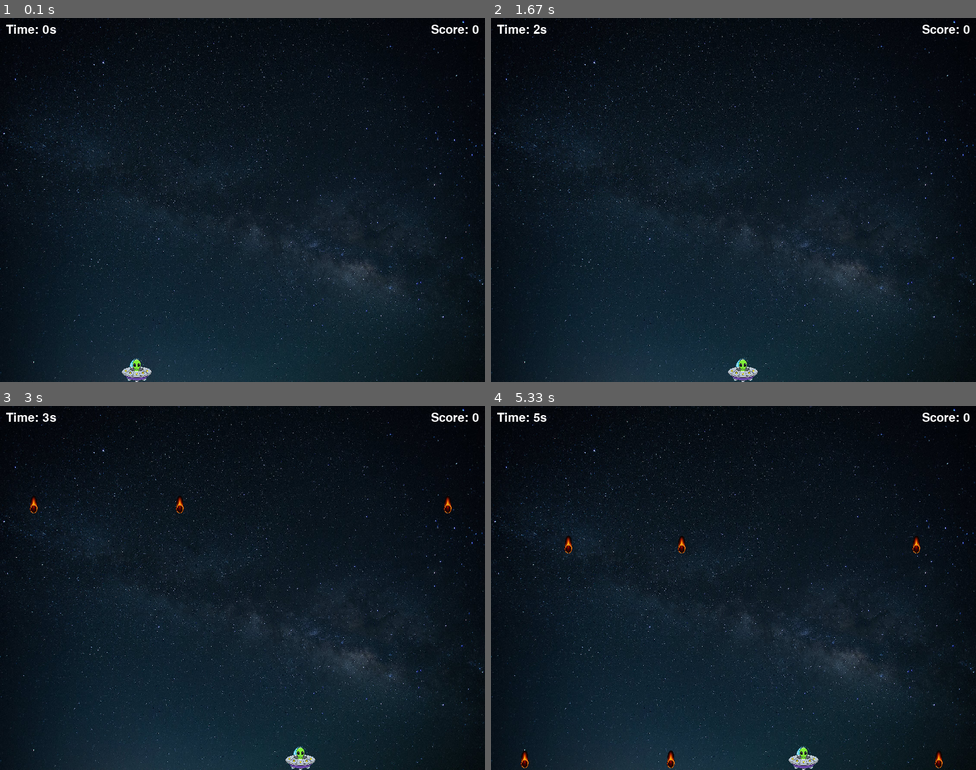
Above: before the commit, frames 1-4 (two rows, left to right).
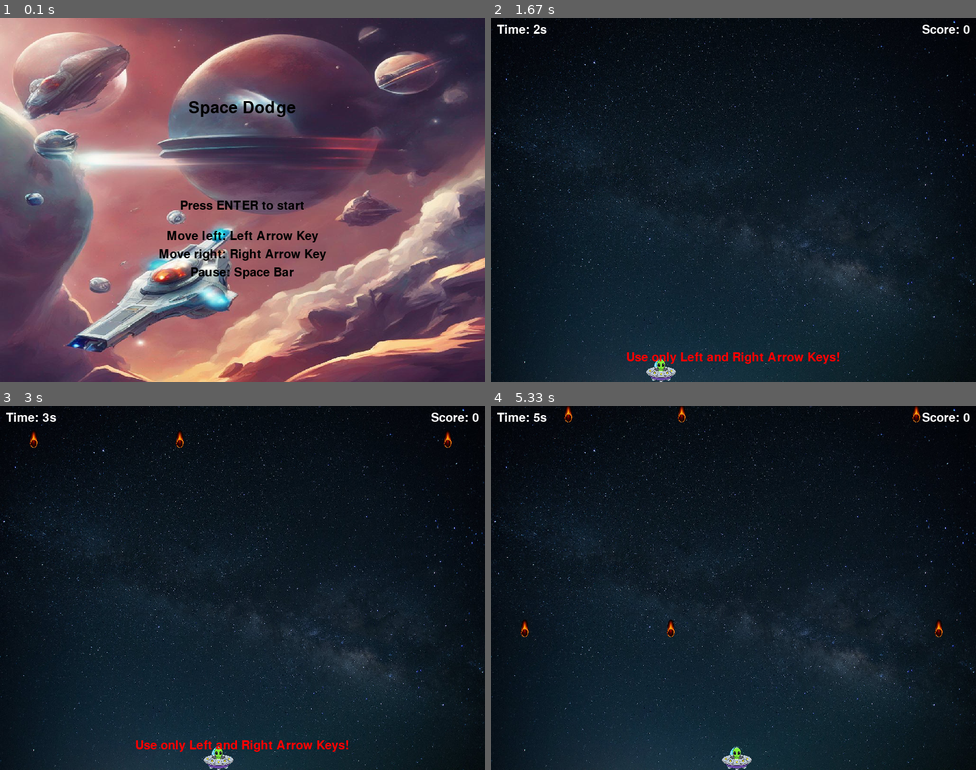
Above: after the commit, the same moments.

Repository: NamgyelHuk708/CAP2_pygame
Game: pygame game, started from basketball.py
The game is run twice, just before and just after one commit, with the same random seed, the same clock (stepped at 60 frames per second) and the same inputs.
Inputs:
- Up to frame 1 (0.1 s): no input
- Up to frame 2 (1.67 s): tap Enter at 0.33 s; hold Space 0.67-1.13 s; hold Right 0.67-1.13 s; tap Space at 1.17 s; hold Right from 1.5 s (still down)
- Up to frame 3 (3 s): release Right at 1.97 s; hold Right 2-2.47 s; hold Left from 2.5 s (still down)
- Up to frame 4 (5.33 s): release Left at 3.03 s; hold Left 3.07-3.47 s; hold Right 3.5-4.13 s; tap Space at 4.17, 4.57, 4.87, 5.07 s; hold Left 4.5-4.97 s; hold Right from 5 s (still down)

The runs differ from the first frame. In frame 1, 100% of the frame differs, in the area x 0-100%, y 0-100%; in frame 2, 1.0%; in frame 3, 1.3%; in frame 4, 1.1%.

Commit message:
new code

Diff:
--- a/basketball.py
+++ b/basketball.py
@@ -1,69 +1,179 @@
+# Import necessary libraries
 import pygame
 import time
 import random
 
-# Initializing
+# Initialize Pygame and the mixer for music
+pygame.init()
+pygame.mixer.init()
+
+# Load and play the background music
+pygame.mixer.music.load('music.mp3')
+pygame.mixer.music.set_volume(0.5)  # Adjust the volume (0.0 to 1.0)
+pygame.mixer.music.play(-1)  # The '-1' means the music will loop indefinitely
+
+# Initialize Pygame fonts
 pygame.font.init()
 
-# Screen display
+# Set up window dimensions
 WIDTH, HEIGHT = 800, 600
 WIN = pygame.display.set_mode((WIDTH, HEIGHT))
-
-# Name of the game in the caption
 pygame.display.set_caption("Space Dodge")
 
-# Background plus scaling the image to match the screen
-BG = pygame.transform.scale(pygame.image.load("bg.jpeg"), (WIDTH, HEIGHT))
-
-# Player size
+# Function to load an image and scale it to the window size
+def load_and_scale_image(image_path):
+    return pygame.transform.scale(pygame.image.load(image_path), (WIDTH, HEIGHT))
+
+# Load background images
+BG = load_and_scale_image("bg.jpeg")
+MENU_BG = load_and_scale_image("menu_background.jpg")
+
+# Player parameters
 PLAYER_WIDTH = 50
 PLAYER_HEIGHT = 40
-
-# Player velocity and star size
 PLAYER_VEL = 5
+
+# Star parameters
 STAR_WIDTH = 14
-STAR_HEIGHT = 30  # Adjust the size based on your star image dimensions
-
-# Star velocity
+STAR_HEIGHT = 30
 STAR_VEL = 3
 
-# Fonts for any text
+# Set up fonts
 FONT = pygame.font.SysFont("comicsans", 30)
-
-# Load player image
+START_FONT = pygame.font.SysFont("comicsans", 40)
+
+# Load player and star images
 PLAYER_IMAGE = pygame.transform.scale(pygame.image.load("space.webp"), (PLAYER_WIDTH, PLAYER_HEIGHT))
-
-# Load star image
 STAR_IMAGE = pygame.transform.scale(pygame.image.load("star.webp"), (STAR_WIDTH, STAR_HEIGHT))
 
-# Drawing background image to the screen
-def draw(player, elapsed_time, stars, score):
-    WIN.blit(BG, (0, 0))
-
+# Define the Player class
+class Player:
+    def __init__(self, x, y, width, height, velocity, image):
+        self.rect = pygame.Rect(x, y, width, height)
+        self.velocity = velocity
+        self.image = pygame.transform.scale(pygame.image.load(image), (width, height))
+
+    def move(self, direction):
+        keys = pygame.key.get_pressed()
+        if keys[pygame.K_LEFT] and self.rect.x - self.velocity >= 0:
+            self.rect.x -= self.velocity
+        if keys[pygame.K_RIGHT] and self.rect.x + self.velocity + self.rect.width <= WIDTH:
+            self.rect.x += self.velocity
+
+    def draw(self, window):
+        window.blit(self.image, (self.rect.x, self.rect.y))
+
+# Define the Star class
+class Star:
+    def __init__(self, x, y, width, height, velocity, image):
+        self.rect = pygame.Rect(x, y, width, height)
+        self.velocity = velocity
+        self.image = pygame.transform.scale(pygame.image.load(image), (width, height))
+
+    def fall(self):
+        self.rect.y += self.velocity
+
+    def is_out_of_screen(self):
+        return self.rect.y > HEIGHT
+
+    def collide_with_player(self, player):
+        return self.rect.colliderect(player.rect)
+
+    def draw(self, window):
+        window.blit(self.image, (self.rect.x, self.rect.y))
+
+# Function to draw text on the window
+def draw_text(window, elapsed_time, score, paused, message="", display_time=0):
     time_text = FONT.render(f"Time: {round(elapsed_time)}s", 1, "white")
     score_text = FONT.render(f"Score: {score}", 1, "white")
 
-    WIN.blit(time_text, (10, 10))
-    WIN.blit(score_text, (WIDTH - score_text.get_width() - 10, 10))
-
-    WIN.blit(PLAYER_IMAGE, (player.x, player.y))
-
-    for star in stars:
-        WIN.blit(STAR_IMAGE, (star.x, star.y))
+    window.blit(time_text, (10, 10))
+    window.blit(score_text, (WIDTH - score_text.get_width() - 10, 10))
+
+    if paused:
+        pause_text = FONT.render("PAUSED", 1, "white")
+        window.blit(pause_text, (WIDTH/2 - pause_text.get_width()/2, HEIGHT/2 - pause_text.get_height()/2))
+
+    if message:
+        message_text = FONT.render(message, 1, "red")
+        window.blit(message_text, (WIDTH/2 - message_text.get_width()/2, HEIGHT - 50))
+        if display_time > 0:
+            display_time -= 1
+        else:
+            message = ""  # Reset the message after the display time is over
+
+    return message, display_time
+
+# Function to draw the game over screen
+def draw_game_over(window, elapsed_time, score):
+    final_score = int(elapsed_time * score)  # Calculate the final score as time * score
+    lost_text = FONT.render("You Lost! Score: {}".format(final_score), 1, "white")
+    restart_text = FONT.render("Press R to restart", 1, "white")
+    exit_text = FONT.render("Press ESC to exit", 1, "white")
+
+    #position of text
+    window.blit(lost_text, (WIDTH/2 - lost_text.get_width()/2, HEIGHT/2 - lost_text.get_height()/2))
+    window.blit(restart_text, (WIDTH/2 - restart_text.get_width()/2, HEIGHT/2 + 50))
+    window.blit(exit_text, (WIDTH/2 - exit_text.get_width()/2, HEIGHT/2 + 80))
 
     pygame.display.update()
 
-# Main game logic
+    while True:
+        for event in pygame.event.get():
+            if event.type == pygame.QUIT:
+                pygame.quit()
+                exit()
+
+            if event.type == pygame.KEYDOWN:
+                if event.key == pygame.K_r:  # Restart the game
+                    return True
+                elif event.key == pygame.K_ESCAPE:  # Exit the game
+                    pygame.quit()
+                    exit()
+
+# Function to draw the start menu
+def draw_start_menu(window, background_img):
+    window.blit(background_img, (0, 0))
+
+    menu_text = START_FONT.render("Space Dodge", 1, "black")
+    start_text = FONT.render("Press ENTER to start", 1, "black")
+    instruction_text1 = FONT.render("Move left: Left Arrow Key", 1, "black")
+    instruction_text2 = FONT.render("Move right: Right Arrow Key", 1, "black")
+    pause_instruction = FONT.render("Pause: Space Bar", 1, "black")
+
+    #position of the text
+    window.blit(menu_text, (WIDTH/2 - menu_text.get_width()/2, HEIGHT/4 - menu_text.get_height()/2))
+    window.blit(start_text, (WIDTH/2 - start_text.get_width()/2, HEIGHT/2))
+    window.blit(instruction_text1, (WIDTH/2 - instruction_text1.get_width()/2, HEIGHT/2 + 50))
+    window.blit(instruction_text2, (WIDTH/2 - instruction_text2.get_width()/2, HEIGHT/2 + 80))
+    window.blit(pause_instruction, (WIDTH/2 - pause_instruction.get_width()/2, HEIGHT/2 + 110))
+
+# Main game loop
 def main():
+    pygame.mixer.music.play(-1)  # Play the background music in a loop
+
+    # Function to draw game elements
+    def draw(player, elapsed_time, stars, score, paused, message="", display_time=0):
+        WIN.blit(BG, (0, 0))
+
+        for star in stars:
+            star.draw(WIN)
+
+        player.draw(WIN)
+
+        message, display_time = draw_text(WIN, elapsed_time, score, paused, message, display_time)
+
+        pygame.display.update()
+
+        return message, display_time
+
     run = True
-
-    player = pygame.Rect(200, HEIGHT - PLAYER_HEIGHT, PLAYER_WIDTH, PLAYER_HEIGHT)
-    player.width = PLAYER_IMAGE.get_width()
-    player.height = PLAYER_IMAGE.get_height()
-
-    # Clock object
+    in_start_menu = True
+
+    # Create the player object
+    player = Player(200, HEIGHT - PLAYER_HEIGHT, PLAYER_WIDTH, PLAYER_HEIGHT, PLAYER_VEL, "space.webp")
+
     clock = pygame.time.Clock()
-    # Time record
     start_time = time.time()
     elapsed_time = 0
 
@@ -73,56 +183,82 @@
     stars = []
     hit = False
 
-    score = 0  # Initialize the score
-
+    score = 0
+    paused = False
+
+    error_message = ""
+    error_display_time = 0
+
+    # Main game loop
     while run:
-        star_count += clock.tick(60)   # Running 60/s
-        elapsed_time = time.time() - start_time # Starting the time count
-
-        if star_count > star_add_increment:
-            for _ in range(3):
-                if len(stars) < 30:  # Check if the number of stars is less than 20
-                    star_x = random.randint(0, WIDTH - STAR_WIDTH)
-                    star = pygame.Rect(star_x, -STAR_HEIGHT, STAR_WIDTH, STAR_HEIGHT)
-                    stars.append(star)
-
-            star_add_increment = max(200, star_add_increment - 50)
-            star_count = 0
-
-        # Exiting the game by pressing the exit x
         for event in pygame.event.get():
             if event.type == pygame.QUIT:
                 run = False
                 break
 
-        # Key codes for movement plus preventing it from exiting the screen
-        keys = pygame.key.get_pressed()
-        if keys[pygame.K_LEFT] and player.x - PLAYER_VEL >= 0:
-            player.x -= PLAYER_VEL
-        if keys[pygame.K_RIGHT] and player.x + PLAYER_VEL + player.width <= WIDTH:
-            player.x += PLAYER_VEL
+            if in_start_menu and event.type == pygame.KEYDOWN and event.key == pygame.K_RETURN:
+                in_start_menu = False
+
+            if not in_start_menu and event.type == pygame.KEYDOWN:
+                if event.key == pygame.K_SPACE:
+                    paused = not paused
+                elif event.key not in (pygame.K_LEFT, pygame.K_RIGHT):
+                    error_message = "Use only Left and Right Arrow Keys!"
+                    error_display_time = 180  # 3 seconds
+
+        if in_start_menu:
+            draw_start_menu(WIN, MENU_BG)
+            pygame.display.update()
+            continue  # Skip the rest of the game loop if in the start menu
+
+        if paused:
+            clock.tick(5)  # Reduce the frame rate when paused
+            continue  # Skip the rest of the game loop if paused
+
+        star_count += clock.tick(60)
+        elapsed_time = time.time() - start_time
+
+        if star_count > star_add_increment:
+            for _ in range(3):
+                if len(stars) < 35:
+                    star_x = random.randint(0, WIDTH - STAR_WIDTH)
+                    star = Star(star_x, -STAR_HEIGHT, STAR_WIDTH, STAR_HEIGHT, STAR_VEL, "star.webp")
+                    stars.append(star)
+
+            star_add_increment = max(200, star_add_increment - 50)
+            star_count = 0
+
+        player.move(PLAYER_VEL)
 
         for star in stars[:]:
-            star.y += STAR_VEL
-            if star.y > HEIGHT:
+            star.fall()
+            if star.is_out_of_screen():
                 stars.remove(star)
-                # Increment the score when a star is successfully dodged
                 score += 1
-            elif star.y + star.height >= player.y and star.colliderect(player):
+            elif star.collide_with_player(player):
                 stars.remove(star)
                 hit = True
                 break
 
         if hit:
-            lost_text = FONT.render("You Lost! Score: {}".format(score), 1, "white")
-            WIN.blit(lost_text, (WIDTH/2 - lost_text.get_width()/2, HEIGHT/2 - lost_text.get_height()/2))
-            pygame.display.update()
-            pygame.time.delay(4000)
-            break
-
-        draw(player, elapsed_time, stars, score)
-
+            if not draw_game_over(WIN, elapsed_time, score):  # Check the return value
+                run = False
+                break
+            else:
+                # Reset the game state
+                player.rect.x = 200
+                player.rect.y = HEIGHT - PLAYER_HEIGHT
+                stars.clear()
+                hit = False
+                score = 0
+                start_time = time.time()
+
+        error_message, error_display_time = draw(player, elapsed_time, stars, score, paused, error_message, error_display_time)
+
+    # Stop the music when the program exits
+    pygame.mixer.music.stop()
     pygame.quit()
 
+# Run the game if this script is executed
 if __name__ == "__main__":
     main()
Binary file added: image-0.jpg
Binary file added: menu_background.jpg
Not shown, added: music.mp3
